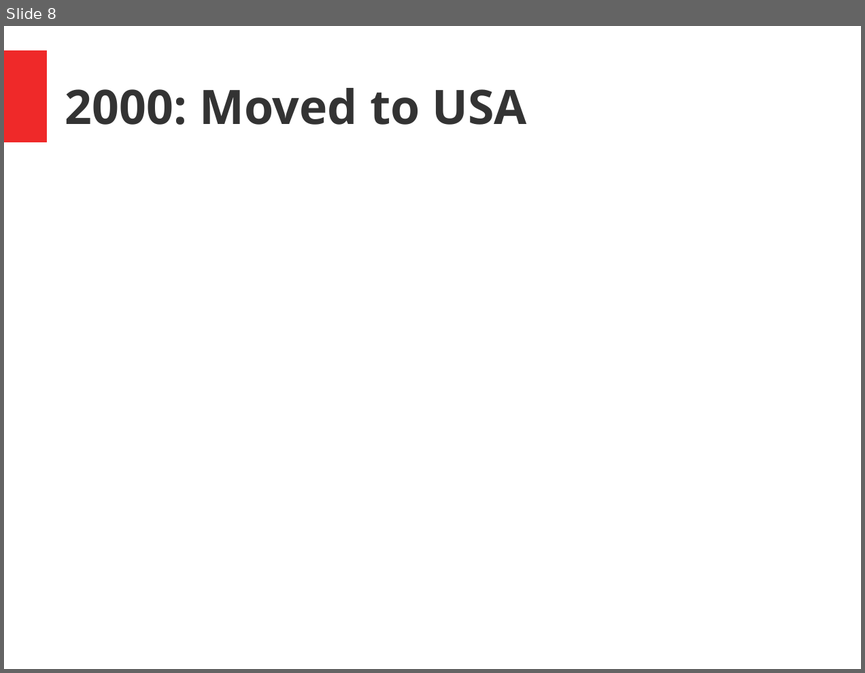
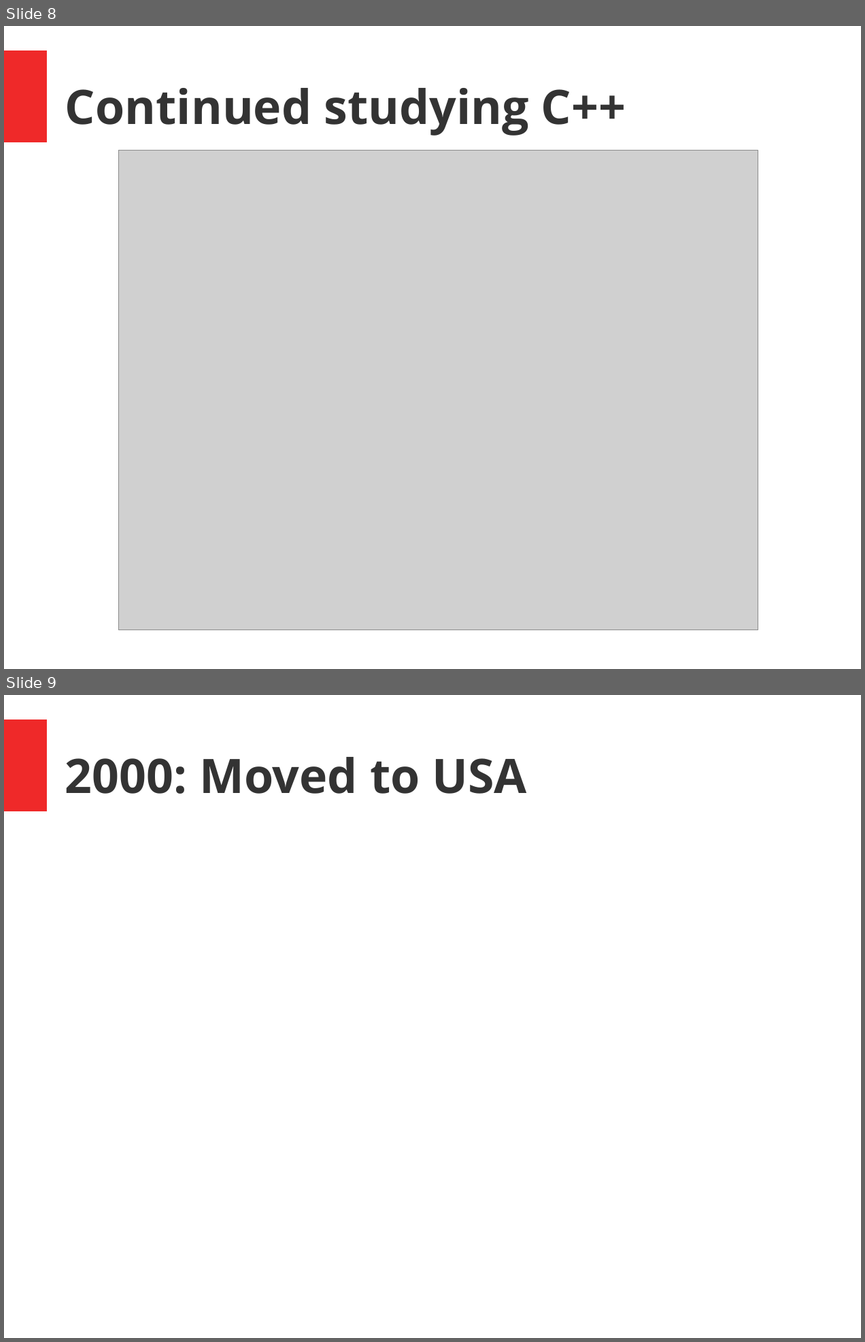
Before and after one commit to dcigor/udacity-car-public, a slide deck: Term1 Computer Vision and Deep Learning/history.pptx. Shown one above the other, each under a label of ours: slide 8 before the commit, slides 8 and 9 after it. The pictures are 865x673 and 865x1342 pixels, drawn with LibreOffice and Linux fonts; fonts in the diff are those of the drawing; grey boxes stand for pictures. Boxes give left, top, right and bottom in pixels: in the first picture for what was removed or moved away, otherwise in the second. Text is boxed around its words. In the diff, an @@ line names an element or a change of style, - is before the commit and + after.

```diff
--- a/Term1 Computer Vision and Deep Learning/history.pptx
+++ b/Term1 Computer Vision and Deep Learning/history.pptx
@@ slide 8 added at (x1=4, y1=26, x2=861, y2=669), background #FFFFFF; not listed: 1 template element that a slide beside it also shows @@
@@ text added at (x1=65, y1=88, x2=626, y2=135), 44 pt, text #333333, bold @@
+Continued studying C++
@@ picture added at (x1=119, y1=150, x2=758, y2=630) @@
@@ what was slide 8 is now slide 9 @@
```
Also in this commit, not shown: 3 slides changed.
